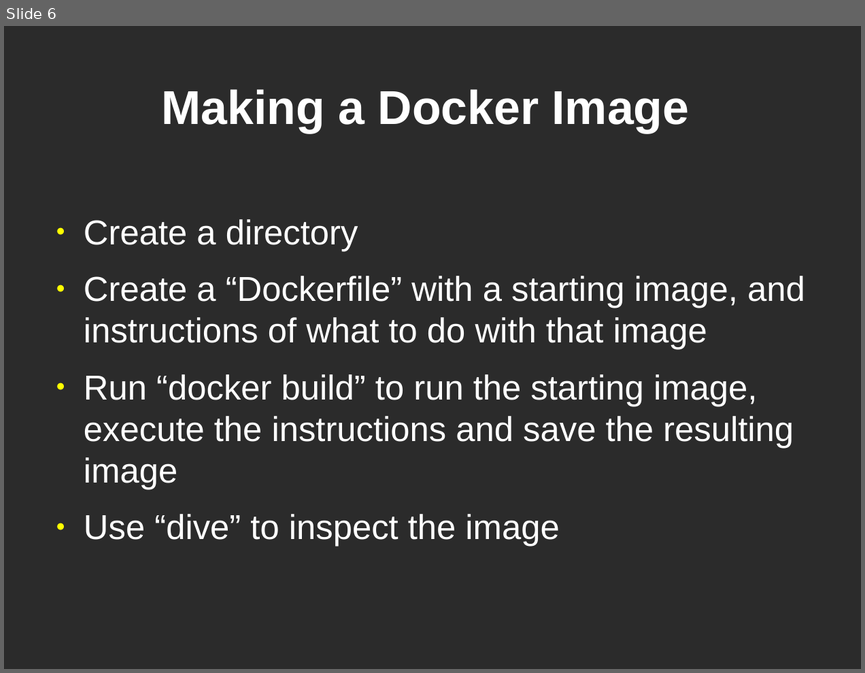
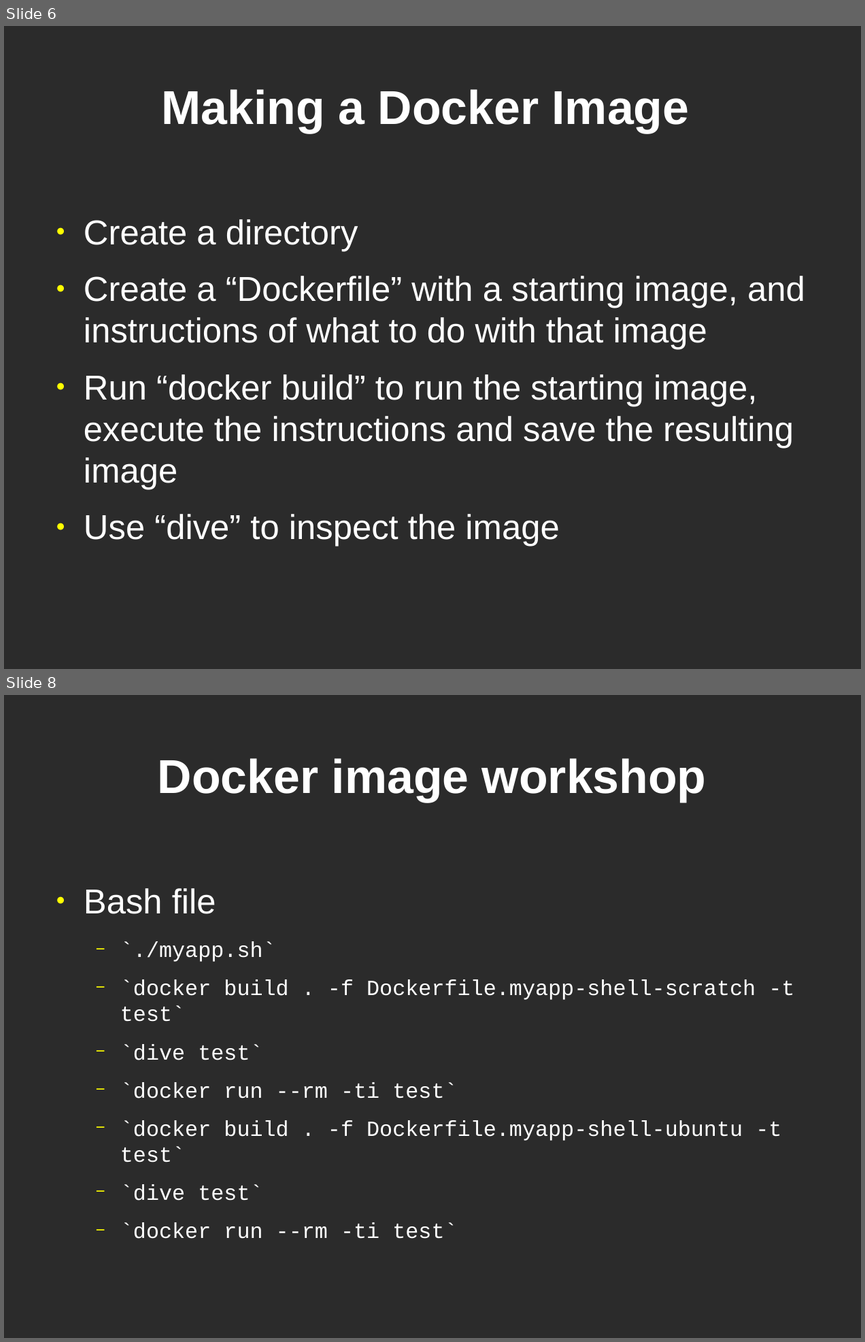
Before and after one commit to showmethehello/mit-docker-talk, a slide deck: docker.odp. Shown one above the other, each under a label of ours: slide 6 before the commit, slides 6 and 8 after it; the slides between them are not shown. The pictures are 865x673 and 865x1342 pixels, drawn with LibreOffice and Linux fonts; fonts in the diff are those of the drawing; background and template pictures are left out; a plain dark background stands for a picture behind light text. Boxes give left, top, right and bottom in pixels: in the first picture for what was removed or moved away, otherwise in the second. Text is boxed around its words. In the diff, an @@ line names an element or a change of style, - is before the commit and + after.

```diff
--- a/docker.odp
+++ b/docker.odp
@@ slide 8 added at [4,695,861,1338], background picture (left out) @@
@@ title added at [158,758,706,802], 44 pt, text #FFFFFF, bold @@
+Docker image workshop
@@ text added at [84,888,794,1238], 20 pt, text #FFFFFF @@
+● Bash file
+  − `./myapp.sh`
+  − `docker build . -f Dockerfile.myapp-shell-scratch -t test`
+  − `dive test`
+  − `docker run --rm -ti test`
+  − `docker build . -f Dockerfile.myapp-shell-ubuntu -t test`
+  − `dive test`
+  − `docker run --rm -ti test`
```
Also in this commit, not shown: 2 slides changed, 5 other slides added.
